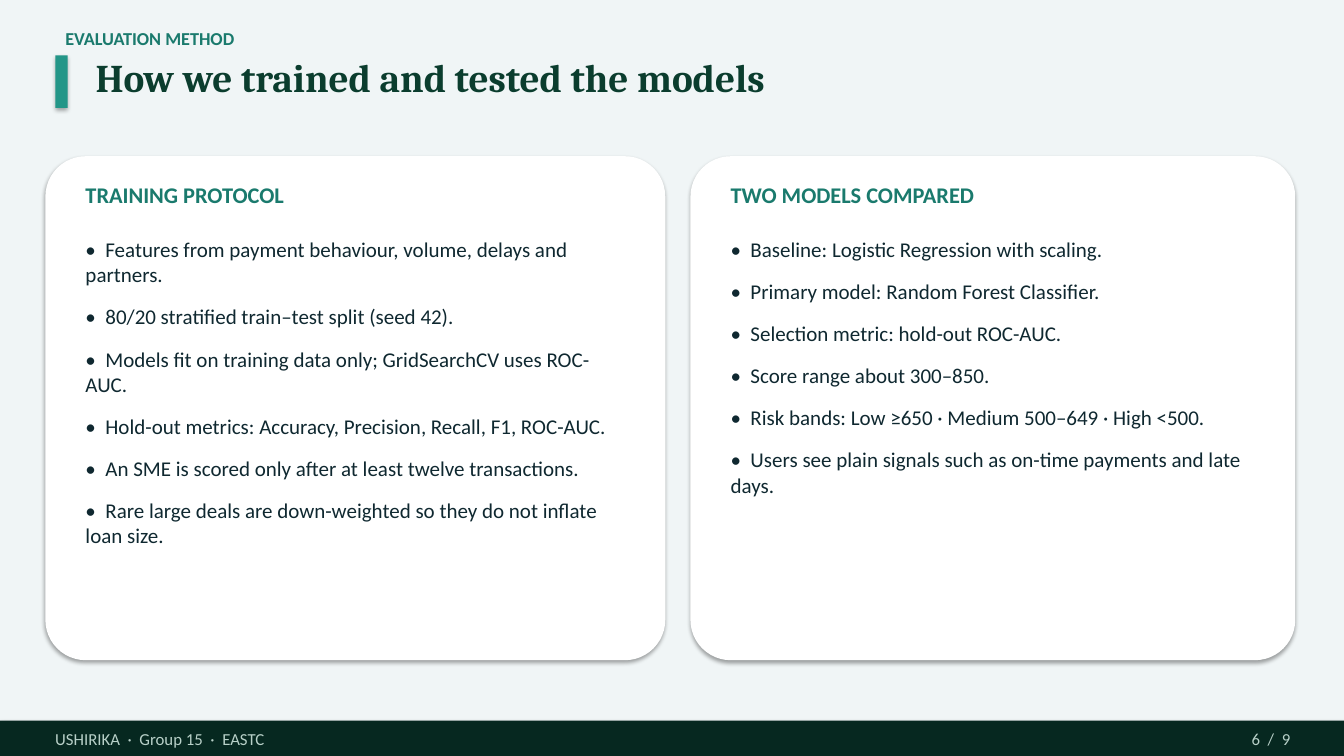
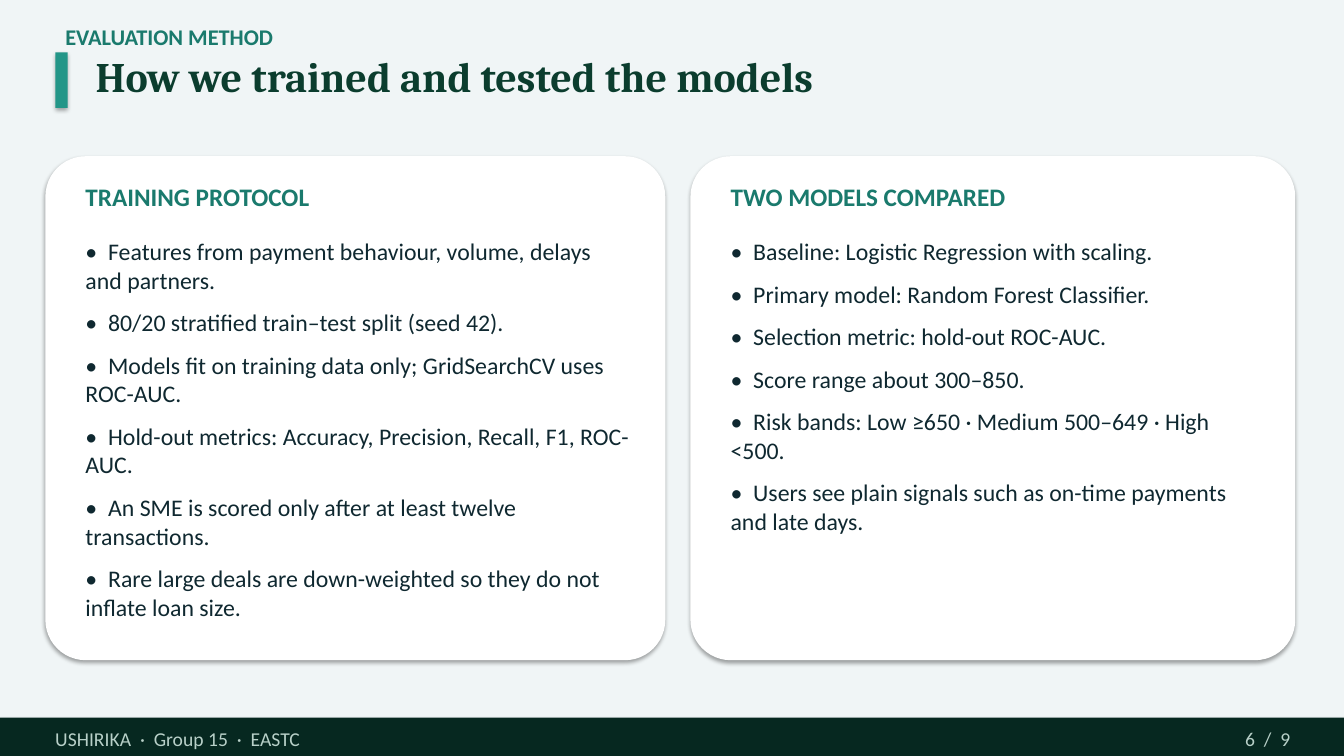
Before and after one commit to Dmmkuliku/ushirika-sme-credit, a slide deck: slide 6 of Presentation/Ushirika_Group15_Defence_Presentation.pptx. Drawn at 1344x756 pixels with LibreOffice and Linux fonts; fonts in the diff are those of the drawing. Boxes give left, top, right and bottom in pixels: in the first picture for what was removed or moved away, otherwise in the second. Text is boxed around its words. In the diff, an @@ line names an element or a change of style, - is before the commit and + after.

```diff
--- a/Presentation/Ushirika_Group15_Defence_Presentation.pptx
+++ b/Presentation/Ushirika_Group15_Defence_Presentation.pptx
@@ text "EVALUATION METHOD" at bbox=[65, 30, 273, 45]: size 13 to 16 pt @@
@@ text "How we trained and tested ..." at bbox=[96, 63, 813, 93]: size 28 to 30 pt @@
@@ text "TRAINING PROTOCOL" at bbox=[85, 189, 309, 206]: size 16 to 18 pt @@
@@ text "TWO MODELS COMPARED" at bbox=[731, 189, 1006, 206]: size 16 to 18 pt @@
@@ text "• Features from payment behaviour, ..." at bbox=[85, 243, 629, 616]: size 15 to 17 pt; less space between paragraphs @@
@@ text "• Baseline: Logistic Regression with ..." at bbox=[731, 243, 1226, 534]: size 15 to 17 pt; less space between paragraphs @@
@@ text "USHIRIKA · Group 15 · ..." at bbox=[55, 733, 300, 749]: size 12 to 14 pt @@
@@ text "6 / 9" at bbox=[1245, 733, 1290, 746]: size 12 to 14 pt @@
```
Also in this commit, not shown: 8 other slides changed, 2 other files.
